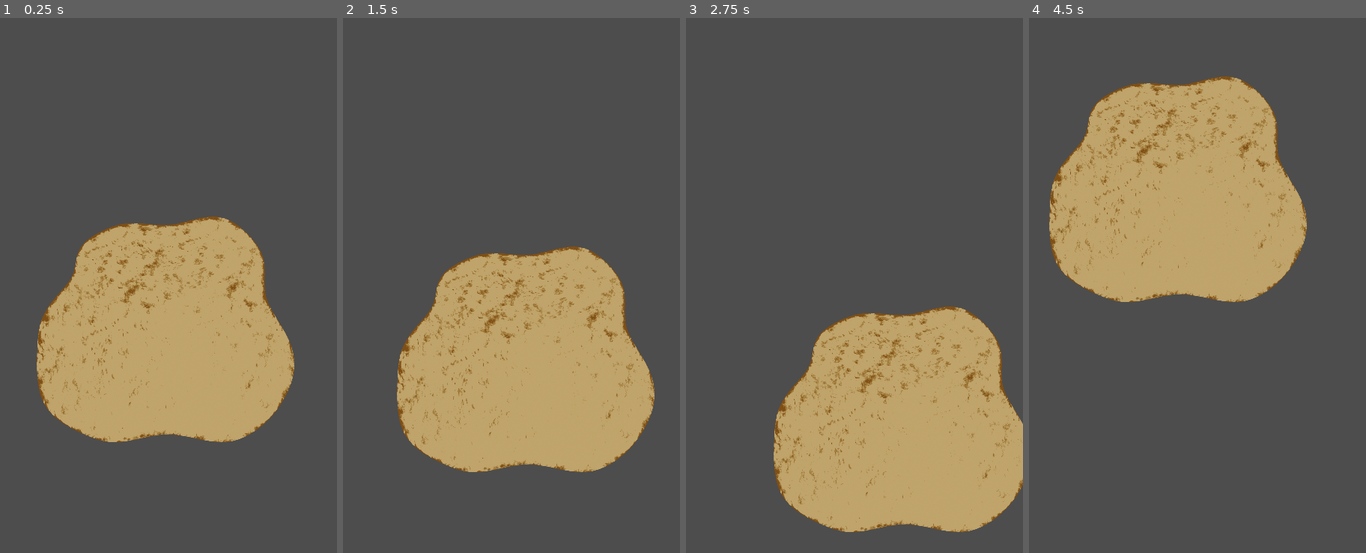
Above: before the commit, frames 1-4 (left to right).
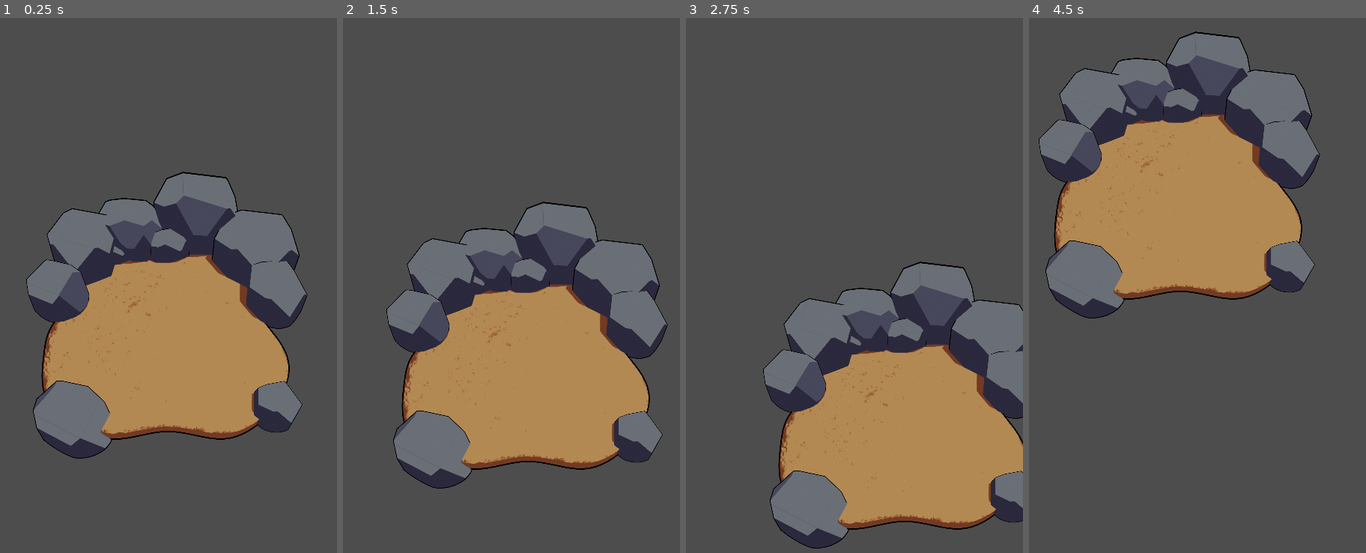
Above: after the commit, the same moments.

Repository: Tobazsbasement/cozydinogame
Game: Godot game, scene res://Scenes/Main World/Main World.tscn
Two runs of this game, one before a commit and one after it. Both use one fixed random seed, a clock stepped at 60 frames per second and the inputs below. The project has no main scene, so this scene is started directly.
Inputs (mouse positions are in pixels of both pictures, inside the frame that each line leads up to):
- Up to frame 1 (0.25 s): no input
- Up to frame 2 (1.5 s): tap Enter at 0.5 s; move the mouse to (585, 285) at 0.52 s; click (585, 285) at 0.67 s; tap Space at 1.25 s; drag from (444, 349) to (494, 435) at 1.27 s
- Up to frame 3 (2.75 s): tap Enter at 2 s; move the mouse to (888, 183) at 2.02 s; click (888, 183) at 2.17 s
- Up to frame 4 (4.5 s): tap Space at 2.75, 4.25 s; drag from (1180, 435) to (1096, 226) at 2.77 s; tap Enter at 3.5 s; move the mouse to (1298, 408) at 3.52 s; click (1298, 408) at 3.67 s; drag from (1096, 226) to (1146, 167) at 4.27 s

The runs differ from the first frame. In frame 1, 32% of the frame differs, in the area x 7-92%, y 28-83%; in frame 2, 32%; in frame 3, 31%; in frame 4, 32%.

Commit message:
New Island Texture

Diff:
--- a/Scripts/Camera/Camera.gd
+++ b/Scripts/Camera/Camera.gd
@@ -49,10 +49,10 @@
 		zoom.y = 10
 	if new_zoom.x > 10:
 		zoom.x = 10
-	if new_zoom.y < 0.1:
-		zoom.y = 0.1
-	if new_zoom.x < 0.1:
-		zoom.x = 0.1
+	if new_zoom.y < 0.6:
+		zoom.y = 0.6
+	if new_zoom.x < 0.6:
+		zoom.x = 0.6
 
 
 func _ready():
Binary file changed: Assets/Textures/Island/Island.png
